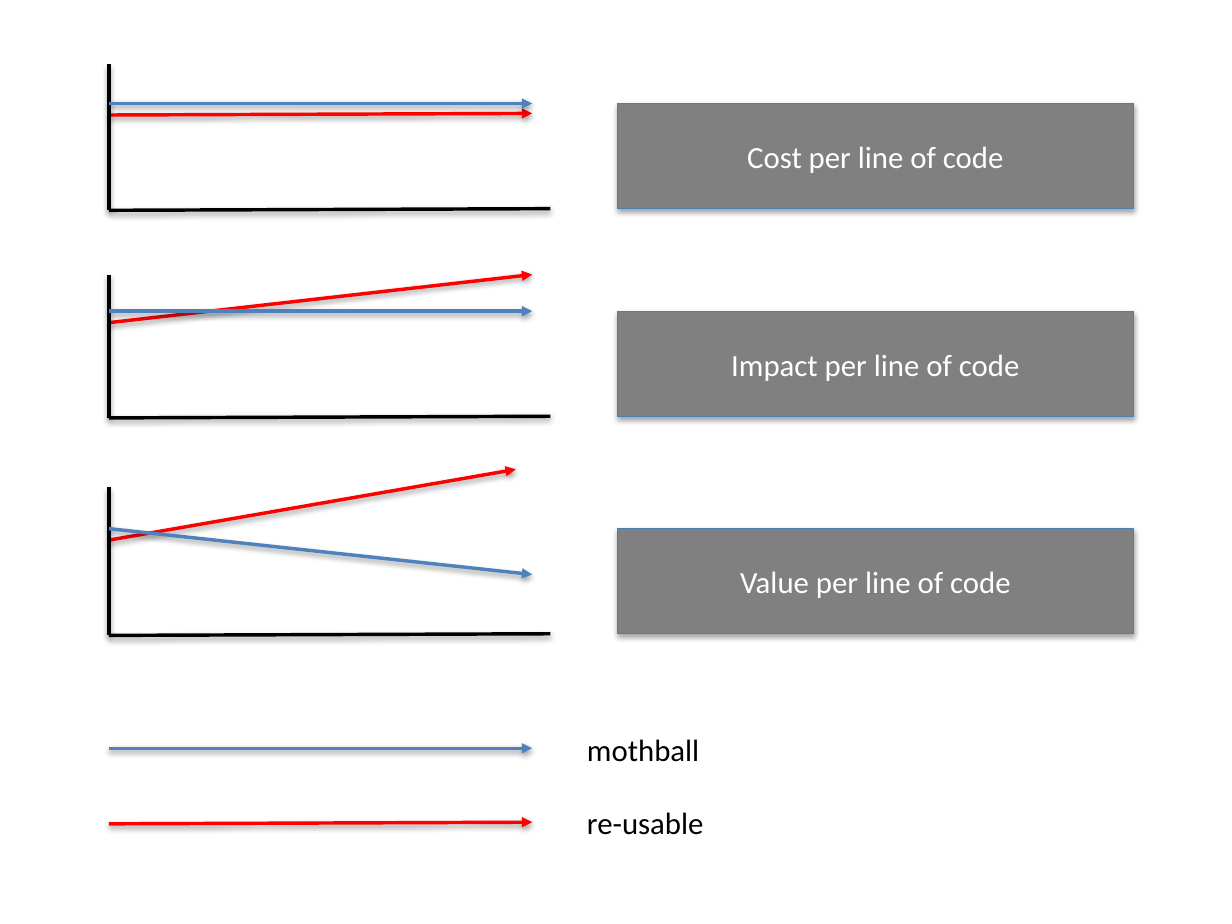
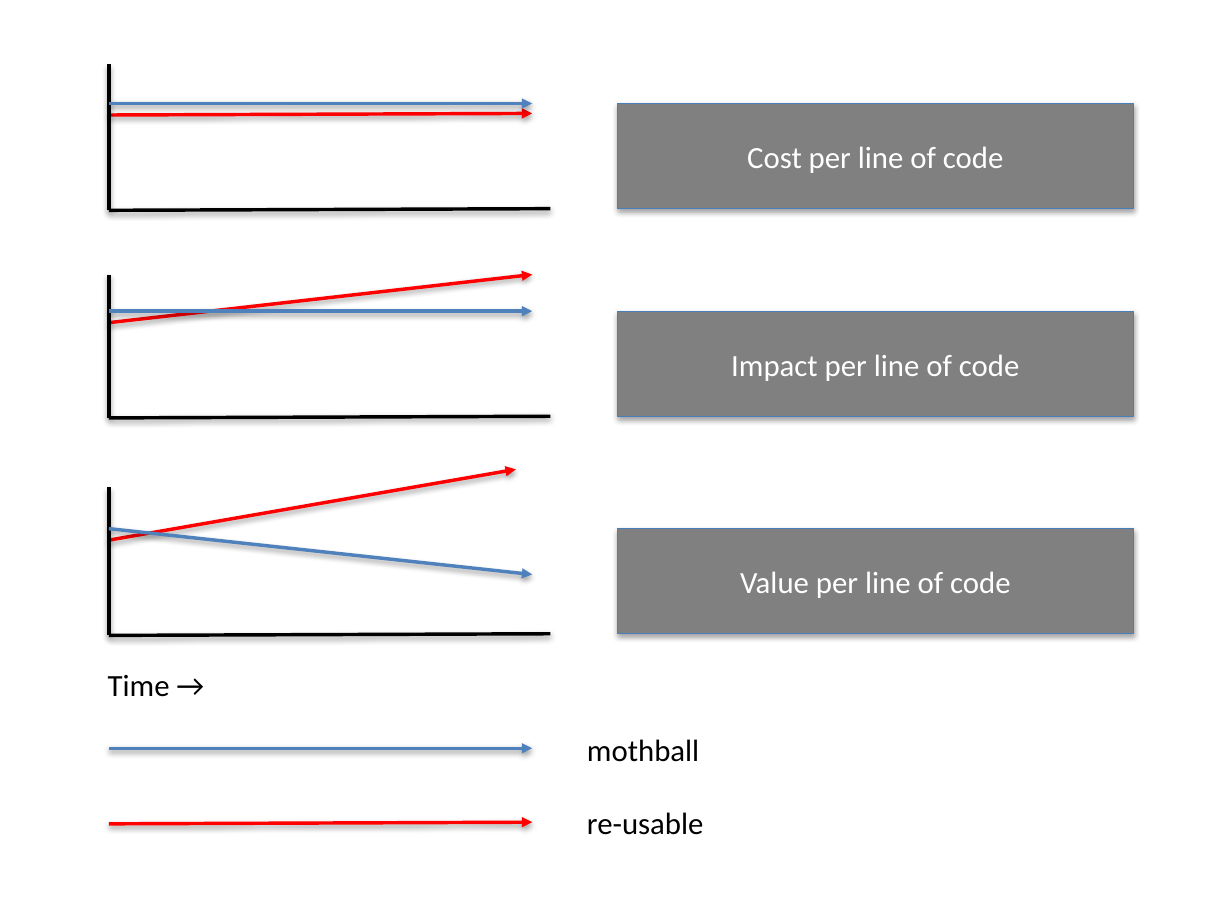
Before and after one commit to peterheard01/logic-room, a slide deck: slide 2 of _posts/powering-the-cross-platform-economy-with-javascript/images/images.pptx. Drawn at 1232x924 pixels with LibreOffice and Linux fonts; fonts in the diff are those of the drawing; background and template pictures are left out. Boxes give left, top, right and bottom in pixels: in the first picture for what was removed or moved away, otherwise in the second. Text is boxed around its words. In the diff, an @@ line names an element or a change of style, - is before the commit and + after.

```diff
--- a/_posts/powering-the-cross-platform-economy-with-javascript/images/images.pptx
+++ b/_posts/powering-the-cross-platform-economy-with-javascript/images/images.pptx
@@ text added at (x1=108, y1=675, x2=170, y2=697), 18 pt, text #000000 @@
+Time →
```
Also in this commit, not shown: 5 other files.
